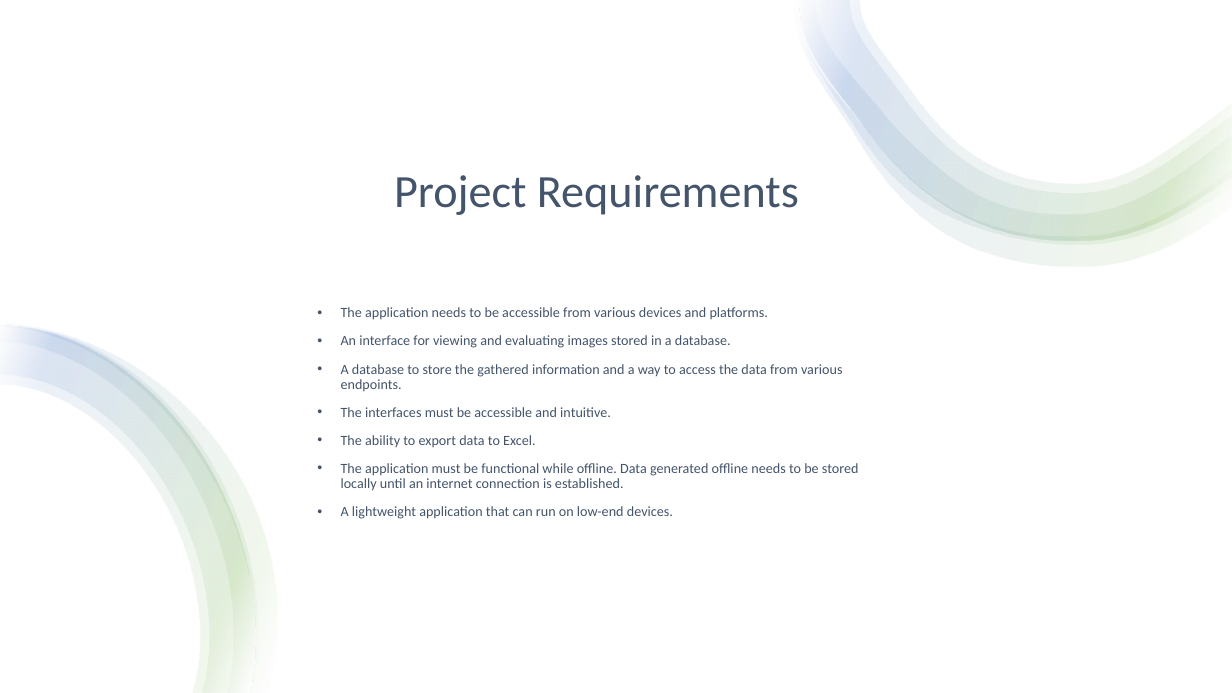
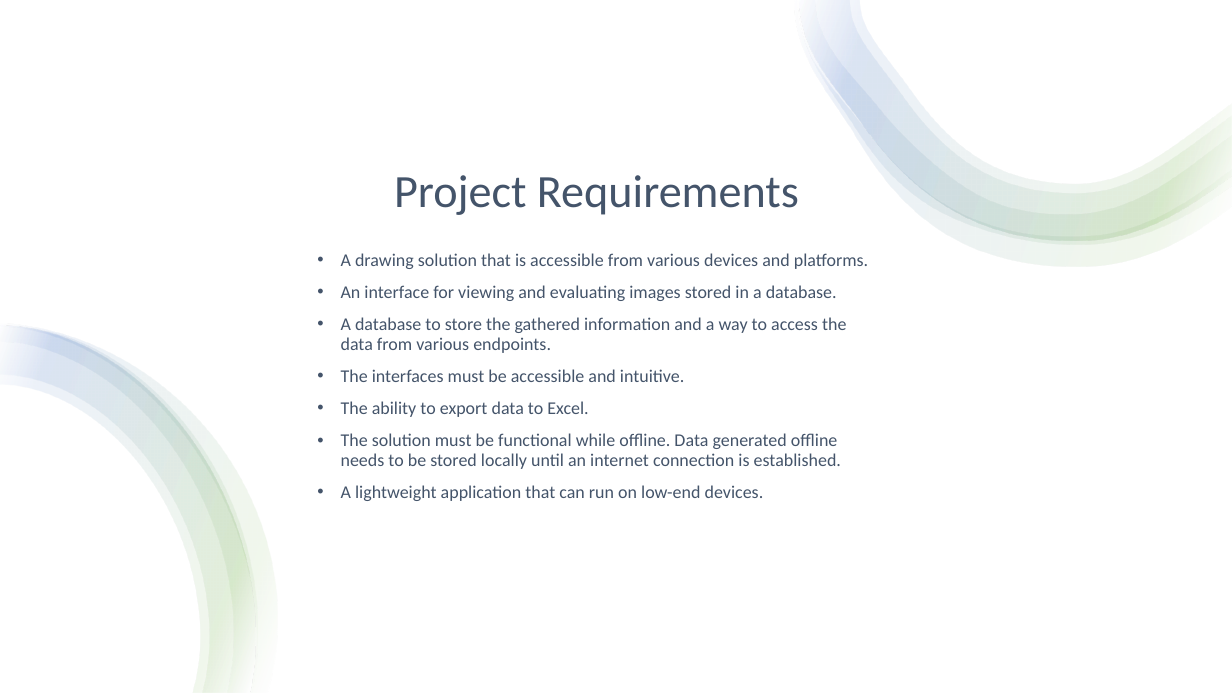
Before and after one commit to jgalminas/nma, a slide deck: slide 4 of Project Docs/National Marine Aquarium.pptx. Drawn at 1232x693 pixels with LibreOffice and Linux fonts; fonts in the diff are those of the drawing. Boxes give left, top, right and bottom in pixels: in the first picture for what was removed or moved away, otherwise in the second. Text is boxed around its words. In the diff, an @@ line names an element or a change of style, - is before the commit and + after.

```diff
--- a/Project Docs/National Marine Aquarium.pptx
+++ b/Project Docs/National Marine Aquarium.pptx
@@ text "A drawing solution that is ...": place and size @@
-text "A drawing solution that is ..." at [341, 307, 859, 519]
+text "A drawing solution that is ..." at [341, 253, 868, 501]
@@ text at [341, 253, 868, 269]: text changed; size 11 to 14 pt @@
-• The application needs to be accessible from various devices and platforms.
+• A drawing solution that is accessible from various devices and platforms.
@@ text at [341, 285, 846, 501]: size 11 to 14 pt in "An interface for viewing and evaluating images ...", "A database to store the gathered information ...", "The interfaces must be accessible and intuitive.", "The ability to export data to Excel." and 1 more places @@
@@ text at [341, 433, 841, 469]: text changed; size 11 to 14 pt @@
-• The application must be functional while offline. Data generated offline needs to be stored locally until an internet connection is established.
+• The solution must be functional while offline. Data generated offline needs to be stored locally until an internet connection is established.
```
Also in this commit, not shown: 8 other slides changed.
